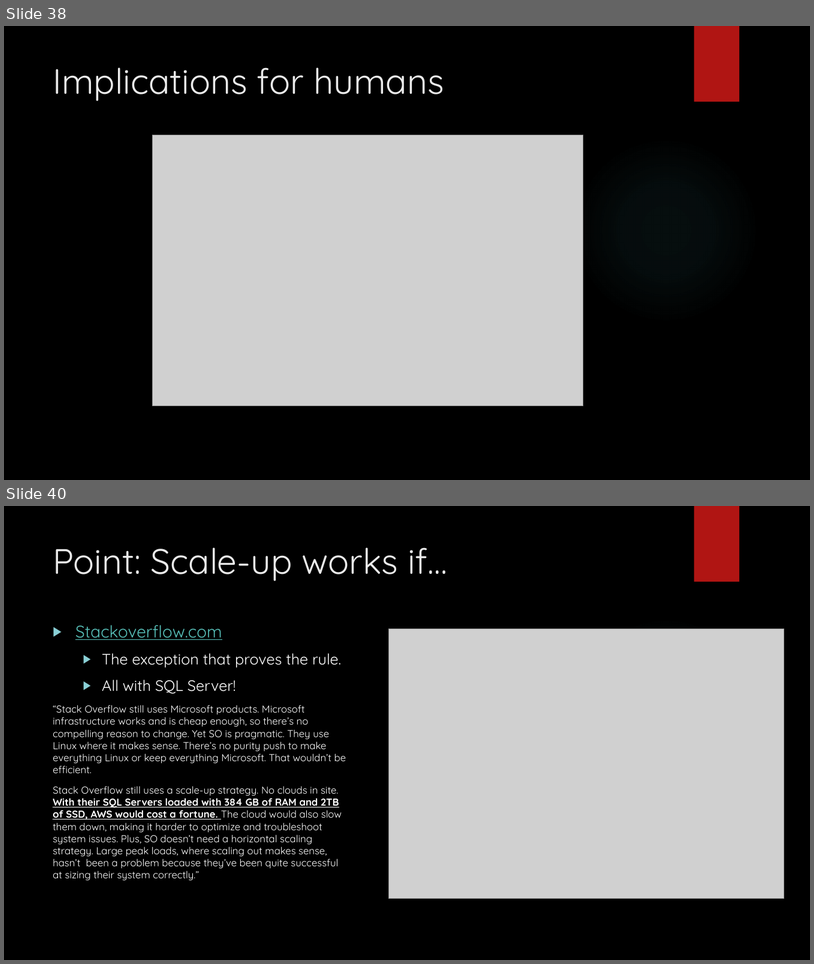
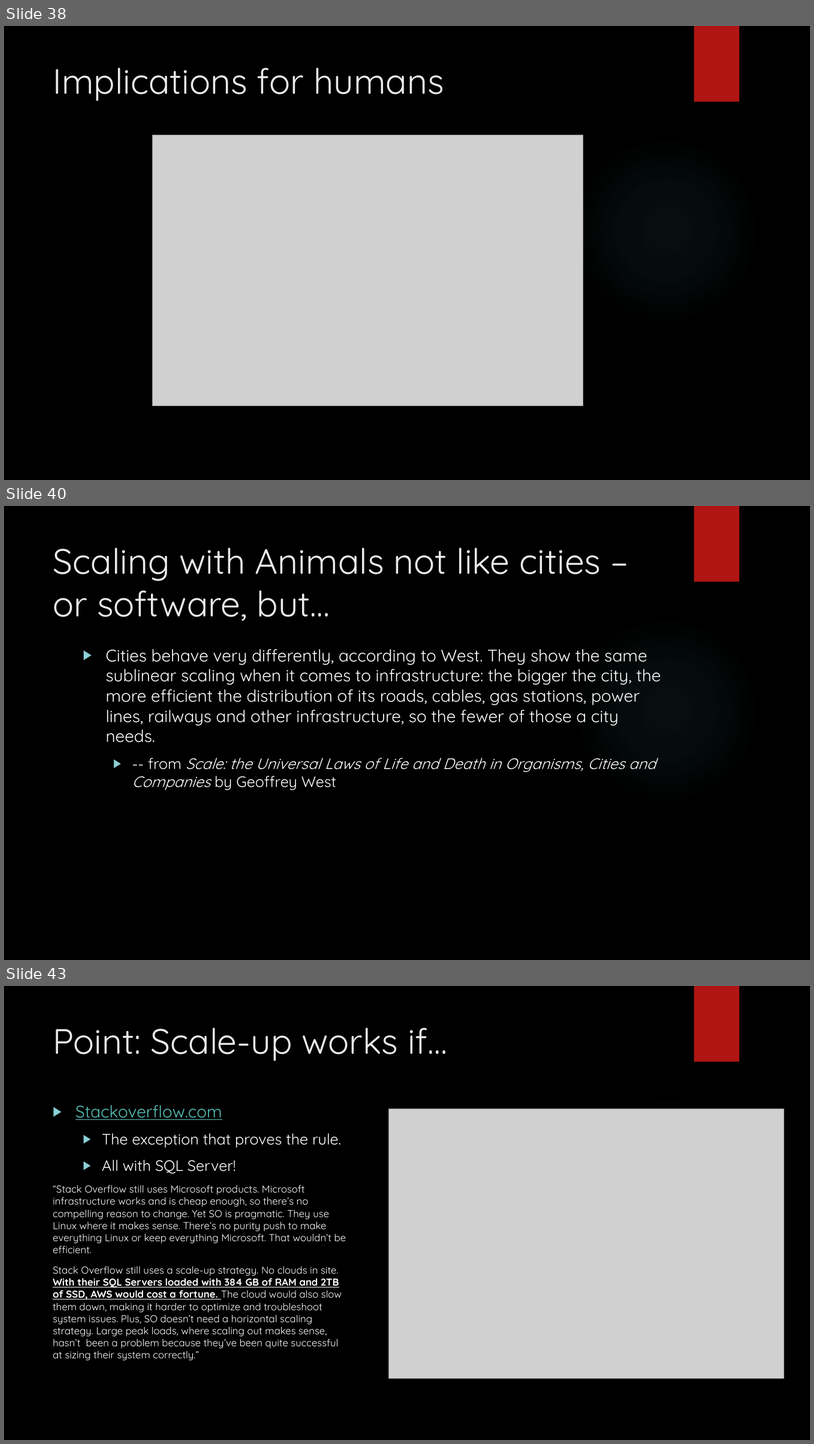
Before and after one commit to squillace/presentations, a slide deck: leap/Microservices Overview.pptx. Shown one above the other, each under a label of ours: slides 38 and 40 before the commit, slides 38, 40 and 43 after it; the slides between them are not shown. The pictures are 814x964 and 814x1444 pixels, drawn with LibreOffice and Linux fonts; fonts in the diff are those of the drawing; grey boxes stand for pictures; background and template pictures are left out. Boxes give left, top, right and bottom in pixels: in the first picture for what was removed or moved away, otherwise in the second. Text is boxed around its words. In the diff, an @@ line names an element or a change of style, - is before the commit and + after.

```diff
--- a/leap/Microservices Overview.pptx
+++ b/leap/Microservices Overview.pptx
@@ slide 40 added at [4,506,810,960], background picture (left out); not listed: 2 template elements that a slide beside it also shows @@
@@ title added at [53,547,602,621], 42 pt, text #EBEBEB @@
+Scaling with Animals not like cities – or software, but…
@@ text added at [106,649,661,790], 20 pt, text #FFFFFF @@
+▶ Cities behave very differently, according to West. They show the same sublinear scaling when it comes to infrastructure: the bigger the city, the more efficient the distribution of its roads, cables, gas stations, power lines, railways and other infrastructure, so the fewer of those a city needs.
+  ▶ -- from Scale: the Universal Laws of Life and Death in Organisms, Cities and Companies by Geoffrey West
@@ what was slide 40 is now slide 43 @@
```
Also in this commit, not shown: 3 other slides added, 1 slide removed, 4 other files.
